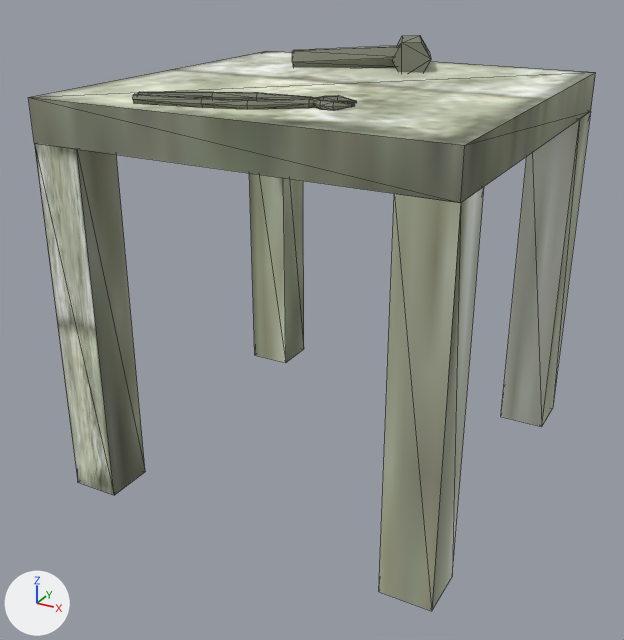
Renders of the OBJ model src/main/resources/assets/tesitems/models/block/block_workbench.obj from each side of a commit.
Rendered twice from a 50 mm lens placed at (1.474, -2.393, 1.314), pointed at (0.481, -0.588, 0.412). Every picture has the same lights, and +X, +Y and +Z are marked at lower left. Mesh edges are drawn as thin lines. Where no turn or scale is listed for an object, it has been applied to the vertices. Vertices at the same position are counted once.

Before the edit, the objects in view are built like this:
```python
me_block_workbench = bpy.data.meshes.new('block_workbench')
me_block_workbench.from_pydata(...)  # 144 vertices, 260 faces; spans x 0.0..1.0, y -1.0..0.0, z 0.0..1.076
me_block_workbench.materials.append(mat_none)  # picture img_ayleid_block_1
ob_block_workbench = bpy.data.objects.new('block_workbench', me_block_workbench)
ob_block_workbench.location = (0.0, 0.0, 0.0)
```
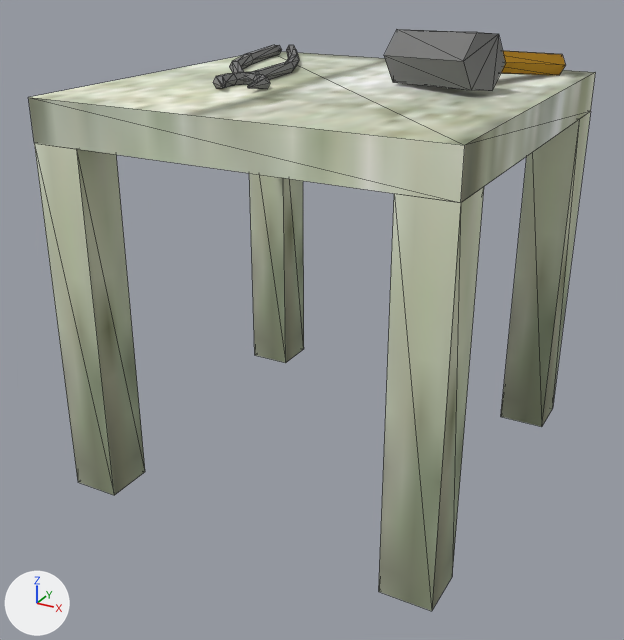
Where the change shows, as pixel boxes [x1, y1, x2, y2] in the pictures (624 x 640 px; the box of a moved part takes in the faces that stretch with it):
'block_workbench', reshaped: before [28, 35, 596, 611]; after [28, 52, 596, 611]
'Hammer_Cylinder.000', added: after [384, 29, 505, 91]
'Calipers_Cylinder.005', added: after [213, 45, 299, 89]
'Hammer.001_Cylinder.002', added: after [501, 51, 566, 75]
part 1 of me_block_workbench, deleted: before [138, 92, 355, 110]
part 2 of me_block_workbench, deleted: before [133, 94, 357, 109]
part 3 of me_block_workbench, deleted: before [392, 35, 431, 73]
part 4 of me_block_workbench, deleted: before [292, 46, 398, 68]
part 5 of me_block_workbench, moved or reshaped: before [29, 51, 595, 145]; after [29, 52, 595, 145]
part 6 of me_block_workbench, surface changed: [28, 72, 596, 610] in both

Diff of the bpy script that builds the scene:
```diff
--- a/src/main/resources/assets/tesitems/models/block/block_workbench.obj.py
+++ b/src/main/resources/assets/tesitems/models/block/block_workbench.obj.py
@@ me_block_workbench @@
-me_block_workbench.from_pydata(...)  # 144 vertices, 260 faces; spans x 0.0..1.0, y -1.0..0.0, z 0.0..1.076
+me_block_workbench.from_pydata(...)  # 36 vertices, 60 faces; spans x 0.0..1.0, y -1.0..0.0, z 0.0..1.0
+# me_block_workbench part 1: the loose piece of 42 vertices spanning x 0.236..0.691, y -0.926..-0.783, z 1.0..1.018 is deleted
+# me_block_workbench part 2: the loose piece of 42 vertices spanning x 0.245..0.678, y -0.953..-0.744, z 1.0..1.018 is deleted
+# me_block_workbench part 3: the loose piece of 12 vertices spanning x 0.464..0.626, y -0.254..-0.049, z 0.986..1.076 is deleted
+# me_block_workbench part 4: the loose piece of 12 vertices spanning x 0.24..0.539, y -0.302..-0.129, z 0.988..1.056 is deleted
+# me_block_workbench part 5
+# 26 faces are deleted
+# 26 new faces join them
+# me_block_workbench part 6: 34 kept faces spanning x 0.0..1.0, y -1.0..0.0, z 0.0..1.0 get new texture (UV) coordinates
 me_block_workbench.materials.append(mat_none)
@@ ob_hammer_cylinder_000 @@
+ob_hammer_cylinder_000 = bpy.data.objects.new('Hammer_Cylinder.000', me_hammer_cylinder_000)  # 12 vertices, 20 faces; spans x 0.611..0.892, y -0.573..-0.351, z 0.999..1.136; in mat_hammer_head (grey #7c7c7c)
+ob_hammer_cylinder_000.location = (0.0, 0.0, 0.0)
@@ ob_hammer_001_cylinder_002 @@
+ob_hammer_001_cylinder_002 = bpy.data.objects.new('Hammer.001_Cylinder.002', me_hammer_001_cylinder_002)  # 12 vertices, 20 faces; spans x 0.736..0.943, y -0.445..-0.07, z 0.997..1.091; in mat_hammer_handle (yellow #b07e00)
+ob_hammer_001_cylinder_002.location = (0.0, 0.0, 0.0)
@@ ob_calipers_cylinder_005 @@
+ob_calipers_cylinder_005 = bpy.data.objects.new('Calipers_Cylinder.005', me_calipers_cylinder_005)  # 84 vertices, 160 faces; spans x 0.062..0.406, y -0.745..-0.05, z 1.001..1.027; in mat_calipers_001 (grey #7c7c7c)
+ob_calipers_cylinder_005.location = (0.0, 0.0, 0.0)
```
